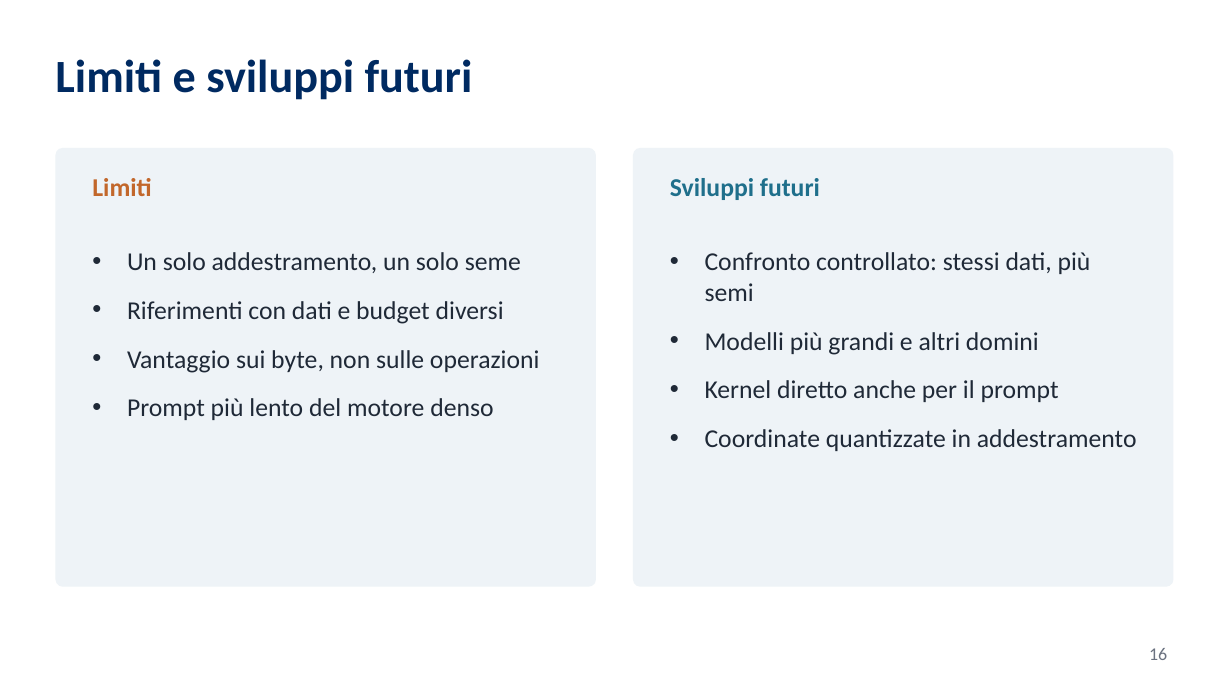
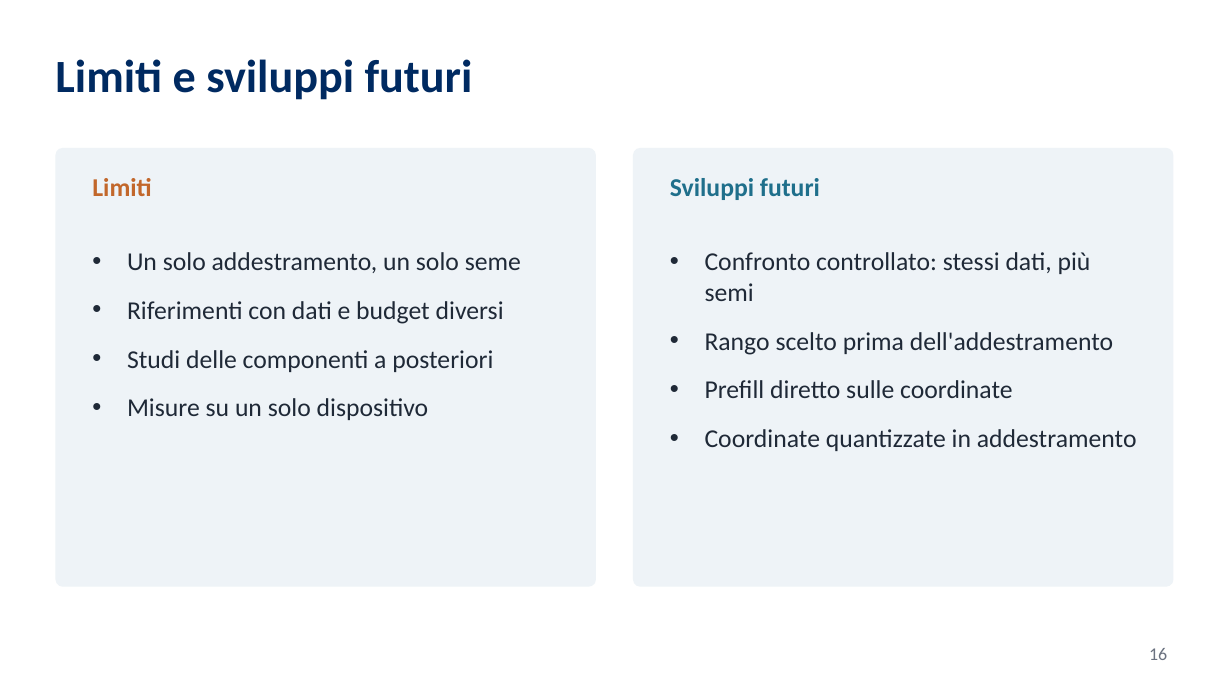
Before and after one commit to KatoteshiKuka/stera-rowmask23, a slide deck: slide 16 of presentazione/STERA_presentazione_laurea.pptx. Drawn at 1232x693 pixels with LibreOffice and Linux fonts; fonts in the diff are those of the drawing; background and template pictures are left out. Boxes give left, top, right and bottom in pixels: in the first picture for what was removed or moved away, otherwise in the second. Text is boxed around its words. In the diff, an @@ line names an element or a change of style, - is before the commit and + after.

```diff
--- a/presentazione/STERA_presentazione_laurea.pptx
+++ b/presentazione/STERA_presentazione_laurea.pptx
@@ text at (127, 350, 493, 420): text changed @@
-• Vantaggio sui byte, non sulle operazioni
-• Prompt più lento del motore denso
+• Studi delle componenti a posteriori
+• Misure su un solo dispositivo
@@ text at (705, 332, 1113, 398): text changed @@
-• Modelli più grandi e altri domini
-• Kernel diretto anche per il prompt
+• Rango scelto prima dell'addestramento
+• Prefill diretto sulle coordinate
```
Also in this commit, not shown: 2 other slides changed, 1 other file.
